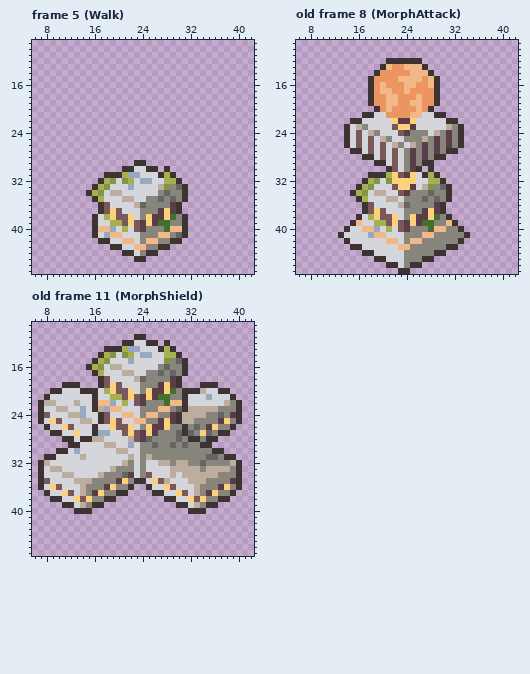
Two states of a pixel-art file, character/player/box.aseprite. The first picture shows the starting point.
48x48 pixels, 12 frames. Shown: frame 5 (Walk): x 6..42, y 9..47; old frame 8 (MorphAttack): x 6..42, y 9..47; old frame 11 (MorphShield): x 6..42, y 9..47. The commit also changed other frames, which this record leaves out.
After:
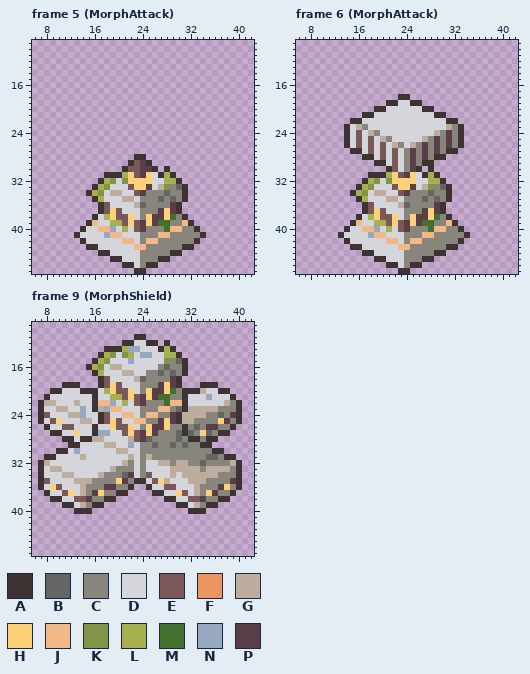
Palette (. is transparent): A #3d3333  B #636663  C #87857c  D #d5d6db  E #7a5859  F #eb9661  G #bcad9f  H #fdd179  J #f2b888  K #819447  L #a6b04f  M #44702d  N #96a9c1  P #593e47
A new or re-ordered frame is compared with the old frame closest to it.
The edit:
frames 12 -> 13
frames re-ordered
--- frame 5 (MorphAttack), layers "Outline", "Layer 1"
@@ x 20..28 @@
 27 .........
-28 .........
-29 ...AA....
-30 .AADDAA.A
-31 ALNNDDDAL
-32 DKLDNNDDL
-33 DDNDDDDGK
-34 GDDDDDDCB
-35 DGGDDCCBC
+28 ...AA....
+29 ..AEPA...
+30 .AEEPPA.A
+31 ALHEPHDAL
+32 DKHHHHDDL
+33 DDEHHPDGK
+34 GDDEPCCCB
+35 DGGDCCCBC
 36 DDDGBCCCC
@@ x 6..42 @@
 38 ..........ADLHEEHDCHPPHMCA...........
-39 ..........ADDLLEHEPHPMMCCA...........
-40 ..........AJJNDLDEPCCCMJJA...........
-41 ..........ADNJJDDDCCCJJCBA...........
-42 ...........AADDJJDCJJCCAA............
-43 .............AADDJJCCAA..............
-44 ...............AADCAA................
-45 .................AA..................
-46 .....................................
-47 .....................................
+39 .........AJDDLLEHEPHPMMCCJA..........
+40 ........ADDJJNDLDEPCCCMJJCCA.........
+41 .......ADDDDNJJDDDCCCJJCCCCCA........
+42 ........ADDDDDDJJDCJJCCCCCCA.........
+43 .........AADDDDDDJJCCCCCCAA..........
+44 ...........AADDDDDCCCCCAA............
+45 .............AADDDCCCAA..............
+46 ...............AADCAA................
+47 .................AA..................
--- frame 6 (MorphAttack) against old frame 8 (MorphAttack), layers "Outline", "Layer 1"
@@ x 16..31 @@
 11 ................
-12 .....AAAAAA.....
-13 ....AJFFJJJA....
-14 ...AFFFFFJJJA...
-15 ..AFFFFJJJJFJA..
-16 ..AFJFFFJJFFJA..
-17 ..AFJJFFJFFFFA..
-18 ..AFFJJFFFJFFA..
-19 ..AFFJJFFJJFFA..
-20 ...AFJFFFFJFA...
-21 .AADDFFFFJJDDAA.
-22 ADDDDDHPPHDDDDDA
-23 GCDDDDEHHPDDDDDG
-24 EDGCDDDEPCCCDGCP
-25 EDEDGCDDCCCGCPCP
+12 ................
+13 ................
+14 ................
+15 ................
+16 ................
+17 ................
+18 .......AA.......
+19 .....AADDAA.....
+20 ...AADDDDDDAA...
+21 .AADDDDDDDDDDAA.
+22 ADDDDDDDDDDDDDDA
+23 GCDDDDDDDDDDDDDG
+24 EDGCDDDDDDDDDGCP
+25 EDEDGCDDDDDGCPCP
 26 EDEDEDGCDGCPCPCP
--- frame 9 (MorphShield) against old frame 11 (MorphShield), layer "Outline"
@@ x 6..42 @@
 24 .AEDDDGGNDDAEDDJJDCJJCCPAGGGGCCBCPA..
-25 .ADHEDDDGGDAEHEDDJJCCPHPAGGCCCCPHCA..
-26 ..ADDHEDDDADDHEEHDCHPPHCCACBCPHCCA...
+25 .ADEHDDDGGDAEHEDDJJCCPHPAGGCCCCHPCA..
+26 ..ADDEEDDDADDHEEHDCHPPHCCACBCPPCCA...
 27 ...AADDHDDANNDDEHEPHPCCCBABCHBCAA....
@@ x 6..42 @@
 34 .ADDDGGDDDDGCCCBPDCEDDDGDGGGGGGCCCA..
-35 .AEDDDDGGGCCCCPHCAADHEGDDDGGGCCCCPA..
-36 .ADHEDDDGCCCPHCCA..ADDHEDDDGCCCPHCA..
-37 ..ADDHEDGCPHCCAA....AADDHEDGCPHCCA...
-38 ...AADDHEHCCAA........AADDHEHCCAA....
+35 .AEDDDDGGGCCCCHPCAADEHGDDDGGGCCCCPA..
+36 .ADHEDDDGCCCPPCCA..ADDEEDDDGCCCPHCA..
+37 ..ADDEHDGCPHCCAA....AADDHEDGCHPCCA...
+38 ...AADDEEPCCAA........AADDEEPCCAA....
 39 .....AADGCAA............AADGCAA......
